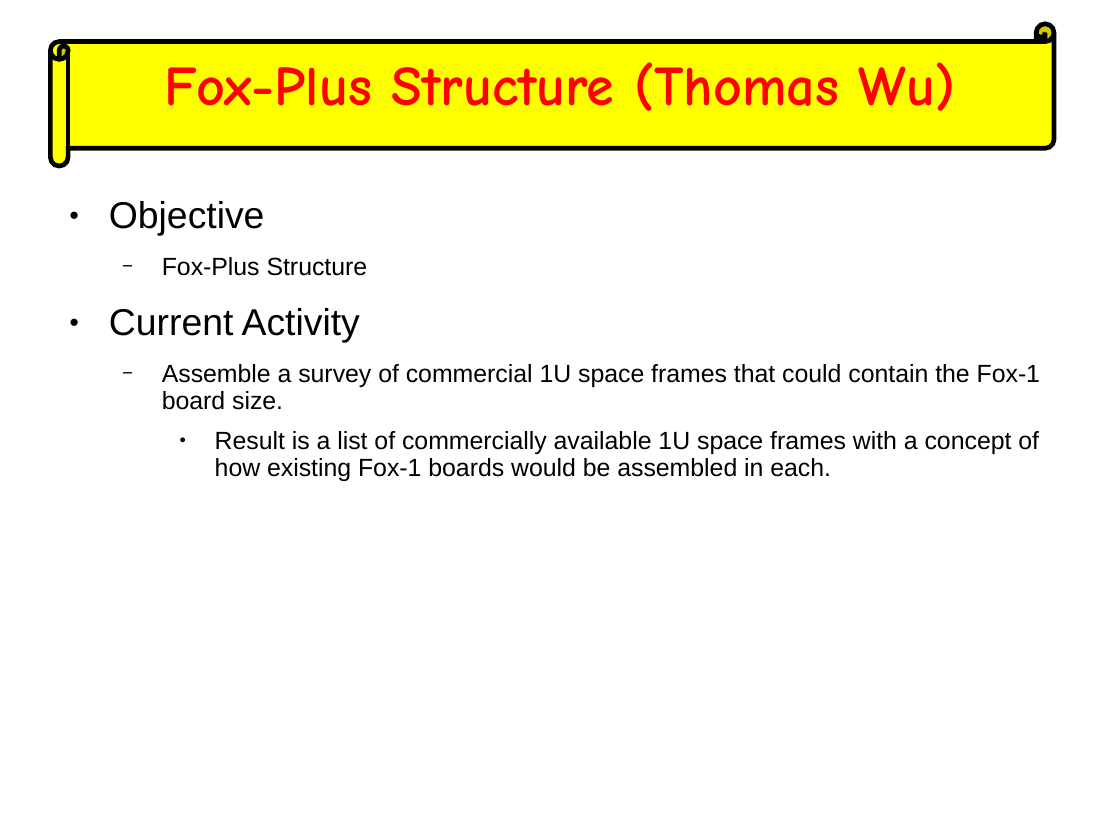
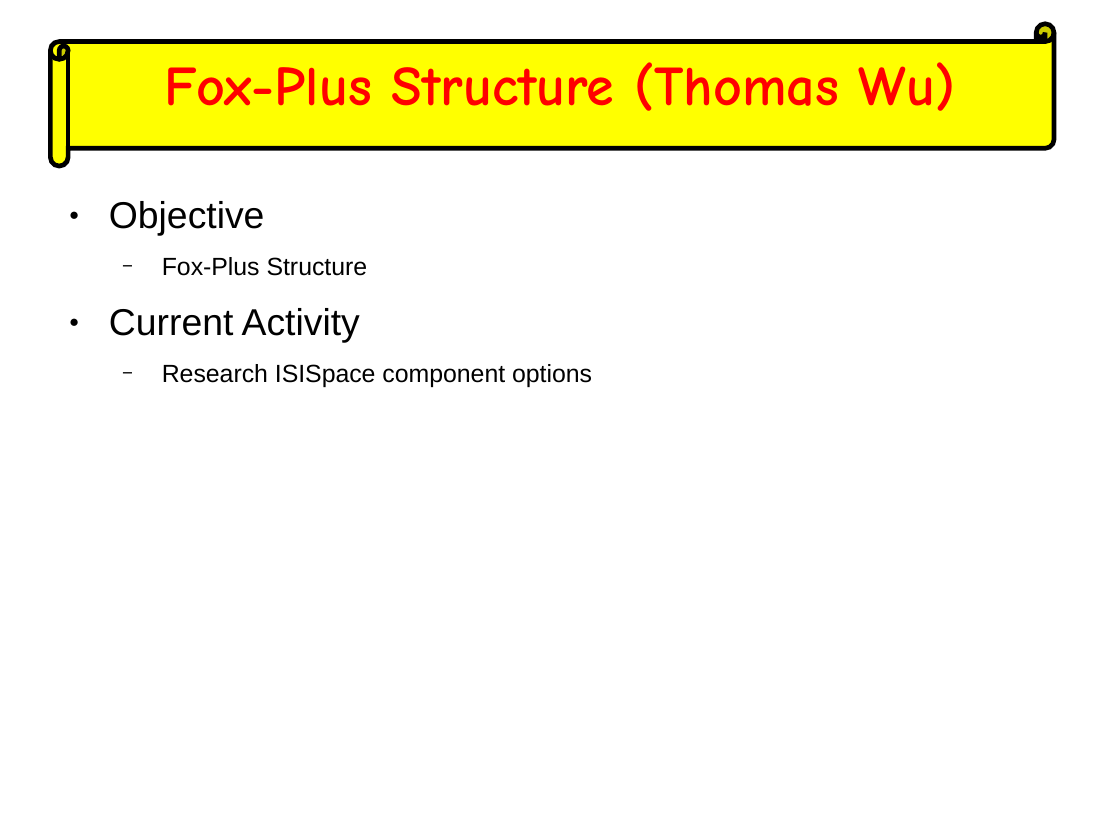
Before and after one commit to AMSAT-NA/fox-plus, a slide deck: slide 9 of weekly_engineering_meetings/2022-12-07/ASCENT-FOX+ Slide.odp. Drawn at 1120x840 pixels with LibreOffice and Linux fonts; fonts in the diff are those of the drawing. Boxes give left, top, right and bottom in pixels: in the first picture for what was removed or moved away, otherwise in the second. Text is boxed around its words. In the diff, an @@ line names an element or a change of style, - is before the commit and + after.

```diff
--- a/weekly_engineering_meetings/2022-12-07/ASCENT-FOX+ Slide.odp
+++ b/weekly_engineering_meetings/2022-12-07/ASCENT-FOX+ Slide.odp
@@ text at [162, 364, 592, 387]: text changed @@
-  − Assemble a survey of commercial 1U space frames that could contain the Fox-1 board size.
-    ● Result is a list of commercially available 1U space frames with a concept of how existing Fox-1 boards would be assembled in each.
+  − Research ISISpace component options
```
Also in this commit, not shown: 5 other slides changed, 4 other files.
